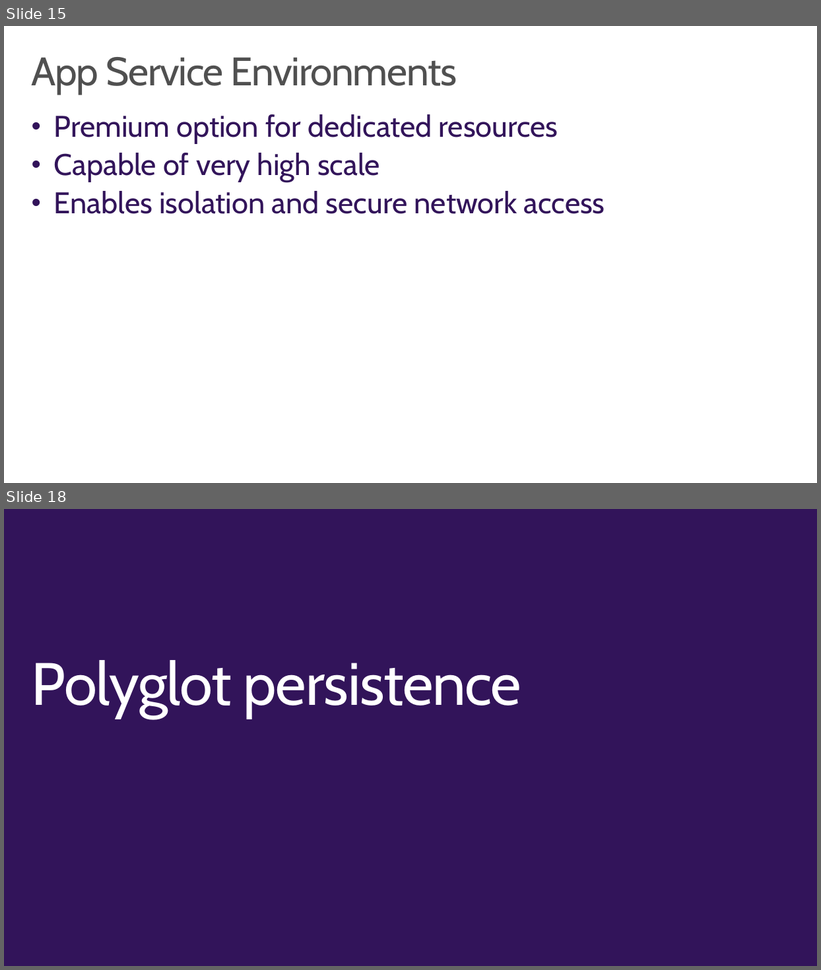
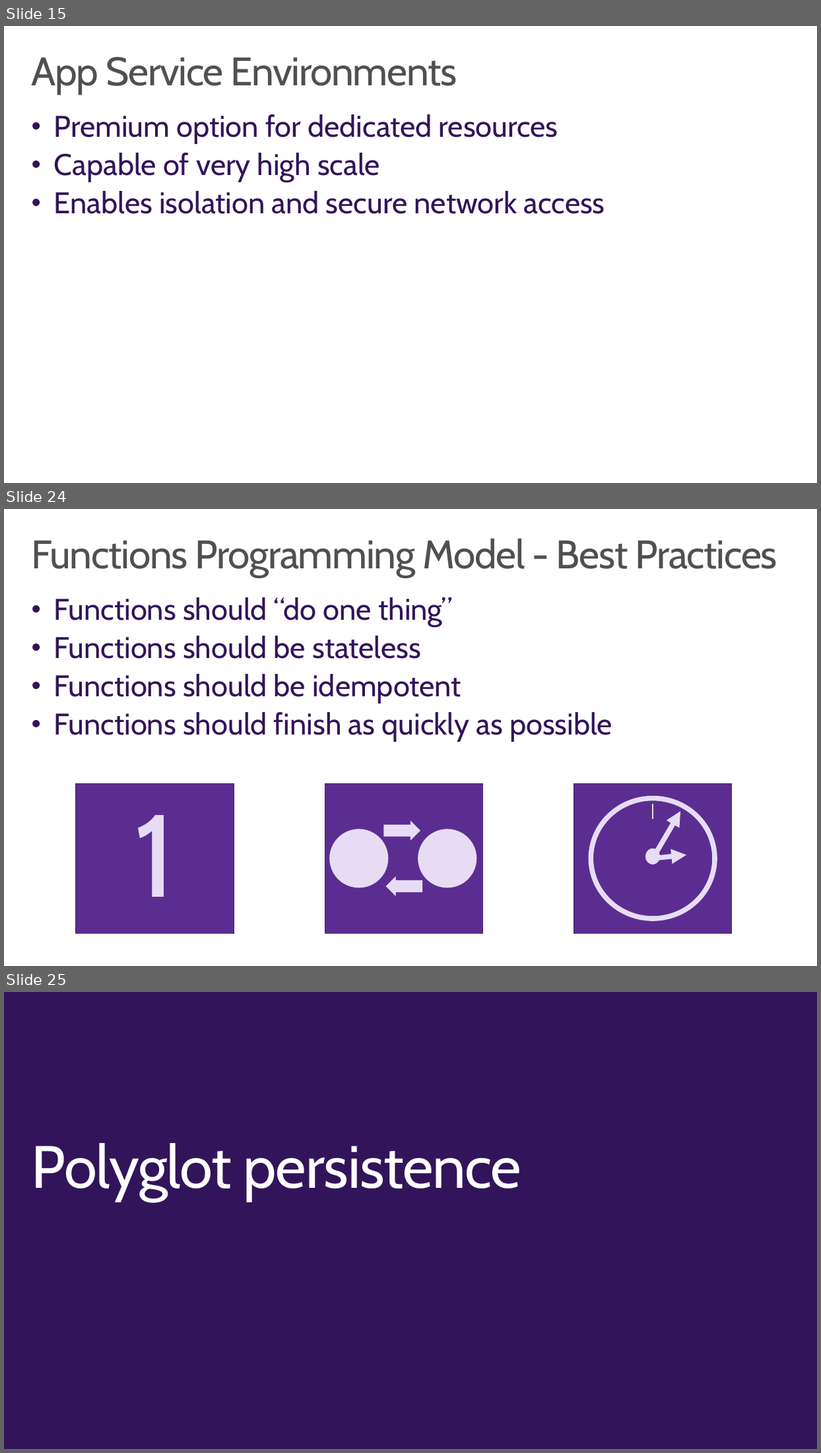
Before and after one commit to wely/DevCamp, a slide deck: Presentation/Module02-ModernCloudApps.pptx. Shown one above the other, each under a label of ours: slides 15 and 18 before the commit, slides 15, 24 and 25 after it; the slides between them are not shown. The pictures are 821x970 and 821x1453 pixels, drawn with LibreOffice and Linux fonts; fonts in the diff are those of the drawing; background and template pictures are left out. Boxes give left, top, right and bottom in pixels: in the first picture for what was removed or moved away, otherwise in the second. Text is boxed around its words. In the diff, an @@ line names an element or a change of style, - is before the commit and + after.

```diff
--- a/Presentation/Module02-ModernCloudApps.pptx
+++ b/Presentation/Module02-ModernCloudApps.pptx
@@ slide 24 added at (x1=4, y1=509, x2=817, y2=966), background #FFFFFF @@
@@ title added at (x1=32, y1=538, x2=778, y2=577), 48 pt, text #505050 @@
+Functions Programming Model - Best Practices
@@ text added at (x1=54, y1=597, x2=613, y2=742), 36 pt, text #32145A @@
+• Functions should “do one thing”
+• Functions should be stateless
+• Functions should be idempotent
+• Functions should finish as quickly as possible
@@ rectangle added at (x1=76, y1=784, x2=234, y2=933), fill #5C2D91, outline #44216B 0.85 pt @@
@@ rectangle added at (x1=325, y1=784, x2=483, y2=933), fill #5C2D91, outline #44216B 0.85 pt @@
@@ rectangle added at (x1=574, y1=784, x2=731, y2=933), fill #5C2D91, outline #44216B 0.85 pt @@
@@ ellipse added at (x1=591, y1=798, x2=715, y2=919), outline #E7DCF4 6 pt @@
@@ line added from (653, 804) to (653, 819), #E7DCF4 1.5 pt @@
@@ text added at (x1=134, y1=815, x2=176, y2=897), 140.7 pt, text #E7DCF4 @@
+1
@@ arrow added from (653, 859) to (680, 811), #E7DCF4 6 pt @@
@@ ellipse added at (x1=646, y1=849, x2=660, y2=865), fill #E7DCF4, outline #E7DCF4 0.85 pt @@
@@ arrow added from (653, 859) to (686, 855), #E7DCF4 6 pt @@
@@ group added at (x1=330, y1=821, x2=477, y2=896): 2 ellipses, 2 right arrows @@
@@ what was slide 18 is now slide 25 @@
```
Also in this commit, not shown: 1 slide changed, 7 other slides added, 1 slide removed, 6 other files.
